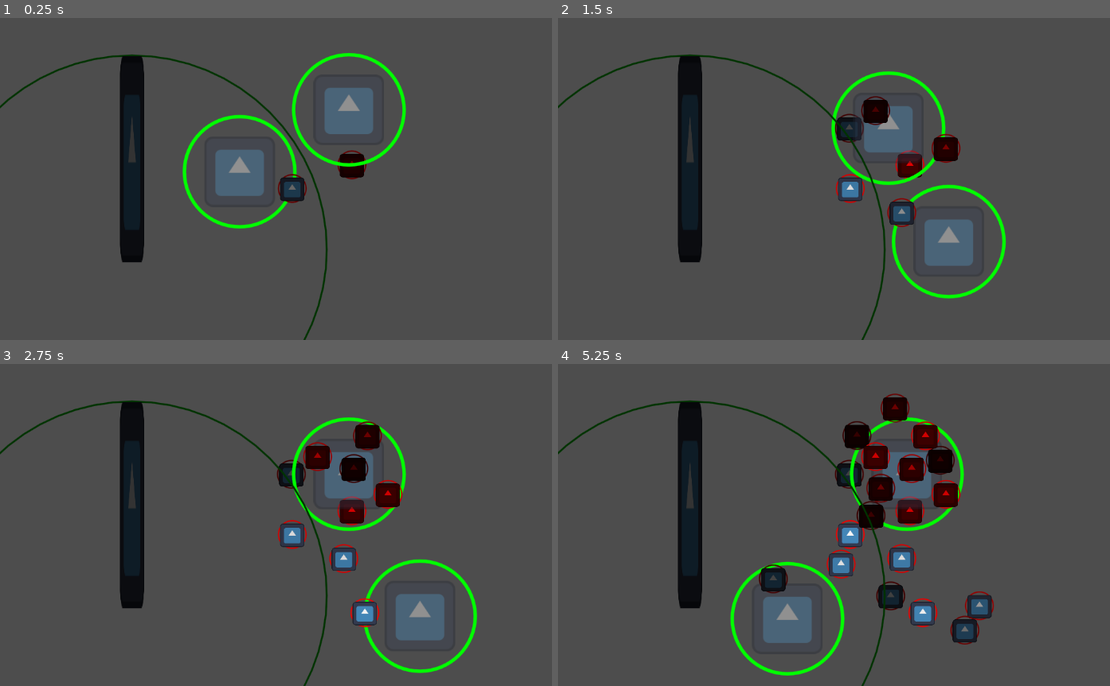
Above: before the commit, frames 1-4 (two rows, left to right).
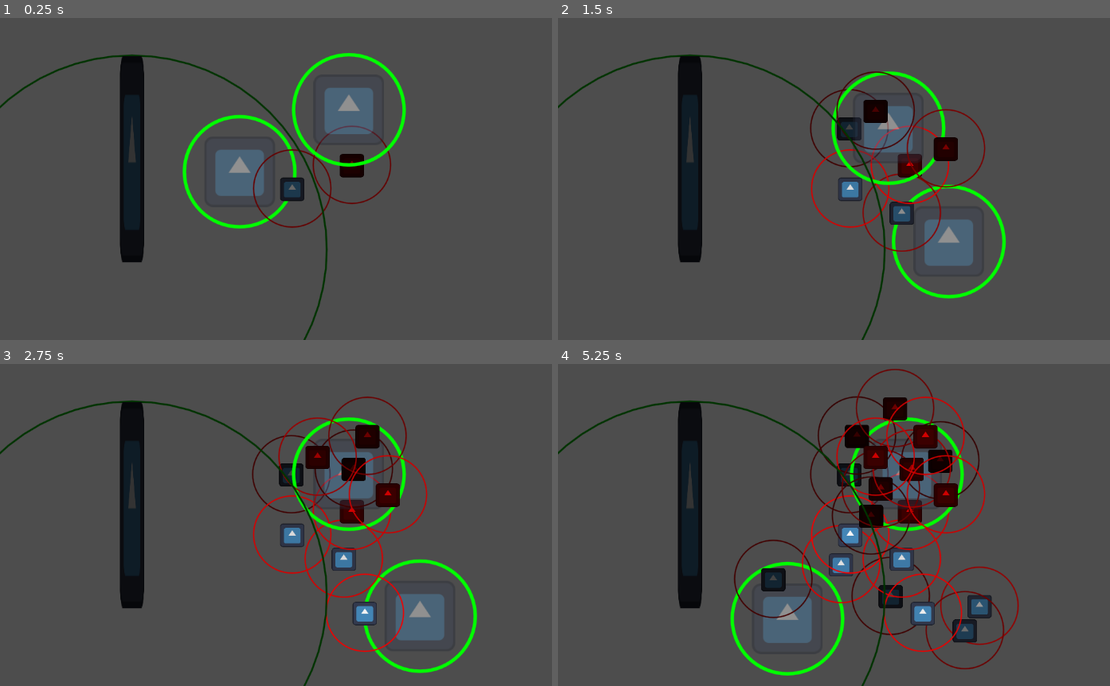
Above: after the commit, the same moments.

Repository: carcinizer/slavic-2025
Game: Godot game, scene res://scenes/map.tscn
Same seed, same stepped clock (60 frames per second), same inputs: the game is played once before the commit and once after it. The engine's default icon, where the game draws it, is replaced by a stand-in: a white triangle on a blue panel in a dark square.
Inputs:
- Up to frame 1 (0.25 s): no input
- Up to frame 2 (1.5 s): hold Right (right1) 0.53-1.28 s; tap S (down2) at 0.6 s; hold Down (down1) from 1.28 s (still down); tap A (left2) at 1.35 s
- Up to frame 3 (2.75 s): release Down (down1) at 2.03 s; hold Right (right1) from 2.03 s (still down); tap D (right2) at 2.1 s
- Up to frame 4 (5.25 s): release Right (right1) at 2.78 s; hold Up (up1) 2.78-3.53 s; tap one key every 0.75 s from 2.85 s: W (up2) S (down2) A (left2) D (right2); hold Left (left1) 3.53-5.03 s; hold Down (down1) from 5.03 s (still down)

The runs differ from the first frame. In frame 1, 0.5% of the frame differs, in the area x 45-71%, y 33-66%; in frame 2, 1.5%; in frame 3, 2.3%; in frame 4, 4.4%, in the area x 31-84%, y 1-95%.

Commit message:
show the mushroom collisionshape radius on draw

Diff:
--- a/src/mushroom.gd
+++ b/src/mushroom.gd
@@ -26,5 +26,6 @@
 	GLOB.all_mushrooms.erase(self)
 
 func _draw():
+	var rad = get_node("NeighborRange/CollisionShape2D").shape.radius
 	var color = Color.GREEN if connected_to_a_tree else Color.RED
-	draw_circle(Vector2(0,0), radius, color, false, 1, true)
+	draw_circle(Vector2(0,0), rad, color, false, 1, true)
